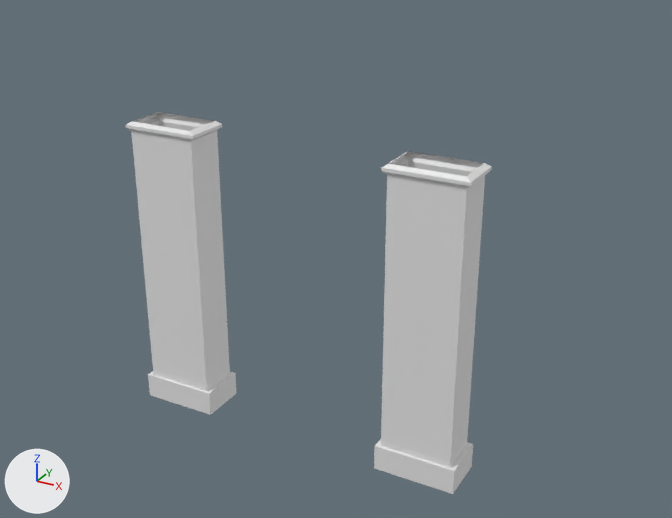
Before and after pictures for a commit that changed the Blender file blender/Praca_do_Comercio.blend.
One viewpoint serves both versions: a 50 mm camera at (7.54, -12.37, 9.74) aimed at (0.57, 0.31, 3.41). The lights are fixed; the arrows at lower left show +X, +Y and +Z.
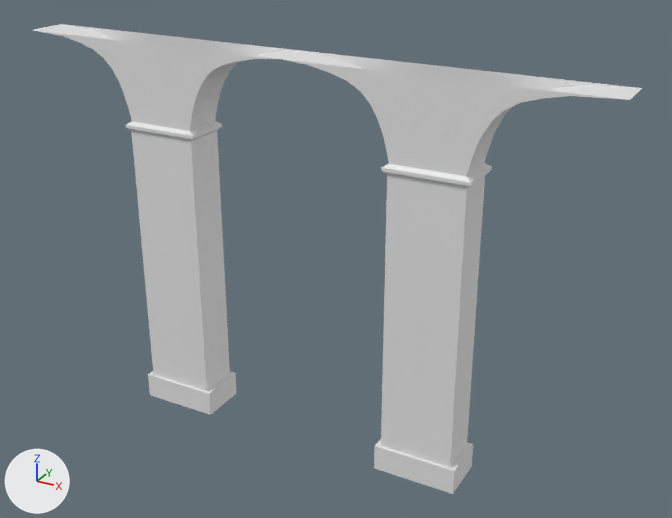
Edits to the bpy script that builds the scene:
```text
Change me_plane:
    used by ob_plane; location = (0.0, 0.0, 0.0); scale = (0.431, 0.431, 0.431)
    remove me_plane.from_pydata(...)  # 36 vertices, 33 faces; spans x 4.0..7.37, y -1.0..1.0, z 0.0..12.71
    add me_plane.from_pydata(...)  # 88 vertices, 85 faces; spans x 0.0..12.05, y -1.0..1.0, z 0.0..15.88
    me_plane part 1
    34 vertices are added at x 0.0..12.05, y -0.84..0.84, z 12.71..15.88
    18 new vertices lie (0.0, 1.68, 0.0) away from vertices in x 0.0..12.05, y -0.84, z 13.3..15.88
    52 new faces join them
```

Boxes [x1, y1, x2, y2] around the edits, measured in the pictures (672 x 518 px):
'Plane', reshaped (66% wider, 23% taller): before [126, 112, 492, 494]; after [32, 24, 642, 494]
part 1 of me_plane, added: after [32, 24, 642, 176]
